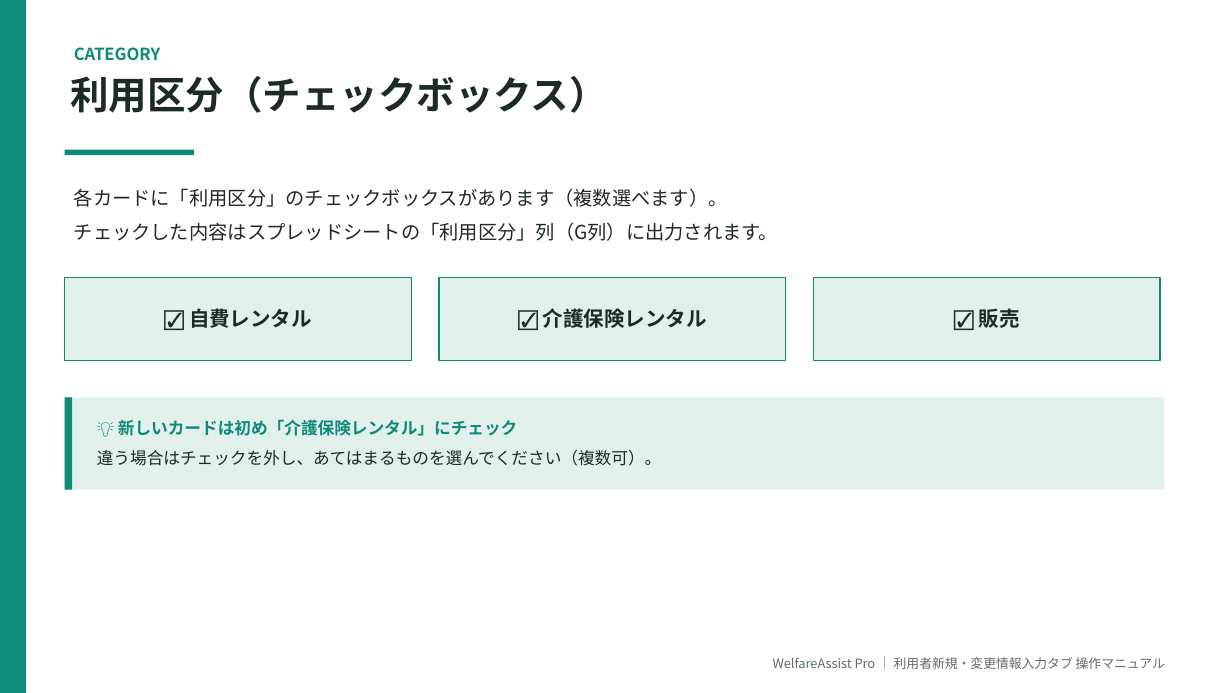
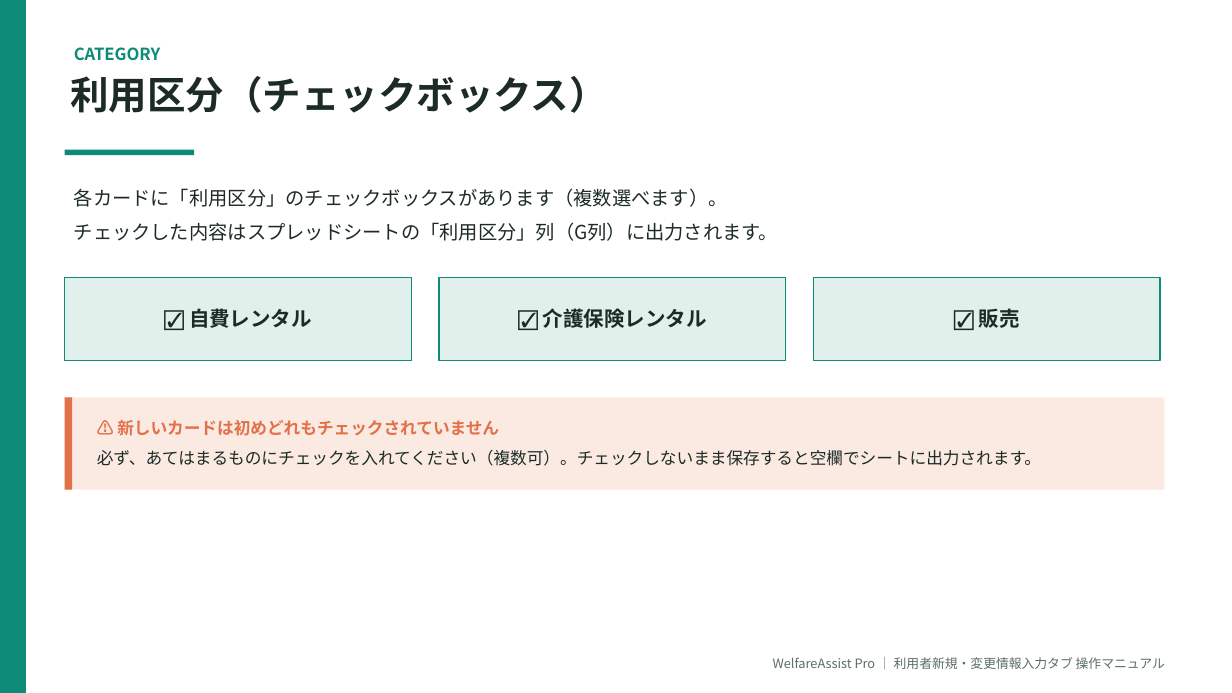
Before and after one commit to yoriko-kikunaga/welfare-assist-pro, a slide deck: slide 5 of docs/利用者新規・変更情報入力タブ_操作マニュアル.pptx. Drawn at 1232x693 pixels with LibreOffice and Linux fonts; fonts in the diff are those of the drawing. Boxes give left, top, right and bottom in pixels: in the first picture for what was removed or moved away, otherwise in the second. Text is boxed around its words. In the diff, an @@ line names an element or a change of style, - is before the commit and + after.

```diff
--- a/docs/利用者新規・変更情報入力タブ_操作マニュアル.pptx
+++ b/docs/利用者新規・変更情報入力タブ_操作マニュアル.pptx
@@ rectangle at [65,397,1165,490]: fill #E2F0EC to #FBEAE2 @@
@@ rectangle at [65,397,72,490]: fill #0E8A78 to #E2714A @@
@@ text at [97,420,1041,466]: text changed @@
-💡 新しいカードは初め「介護保険レンタル」にチェック
-違う場合はチェックを外し、あてはまるものを選んでください（複数可）。
+⚠️ 新しいカードは初めどれもチェックされていません
+必ず、あてはまるものにチェックを入れてください（複数可）。チェックしないまま保存すると空欄でシートに出力されます。
```
Also in this commit, not shown: 1 other slide changed, 9 other files.
